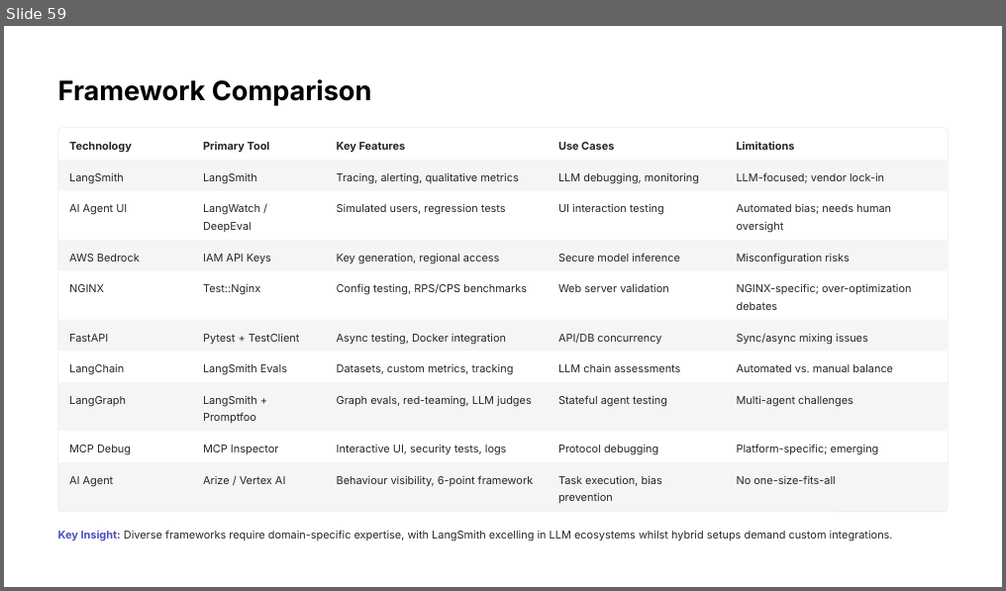
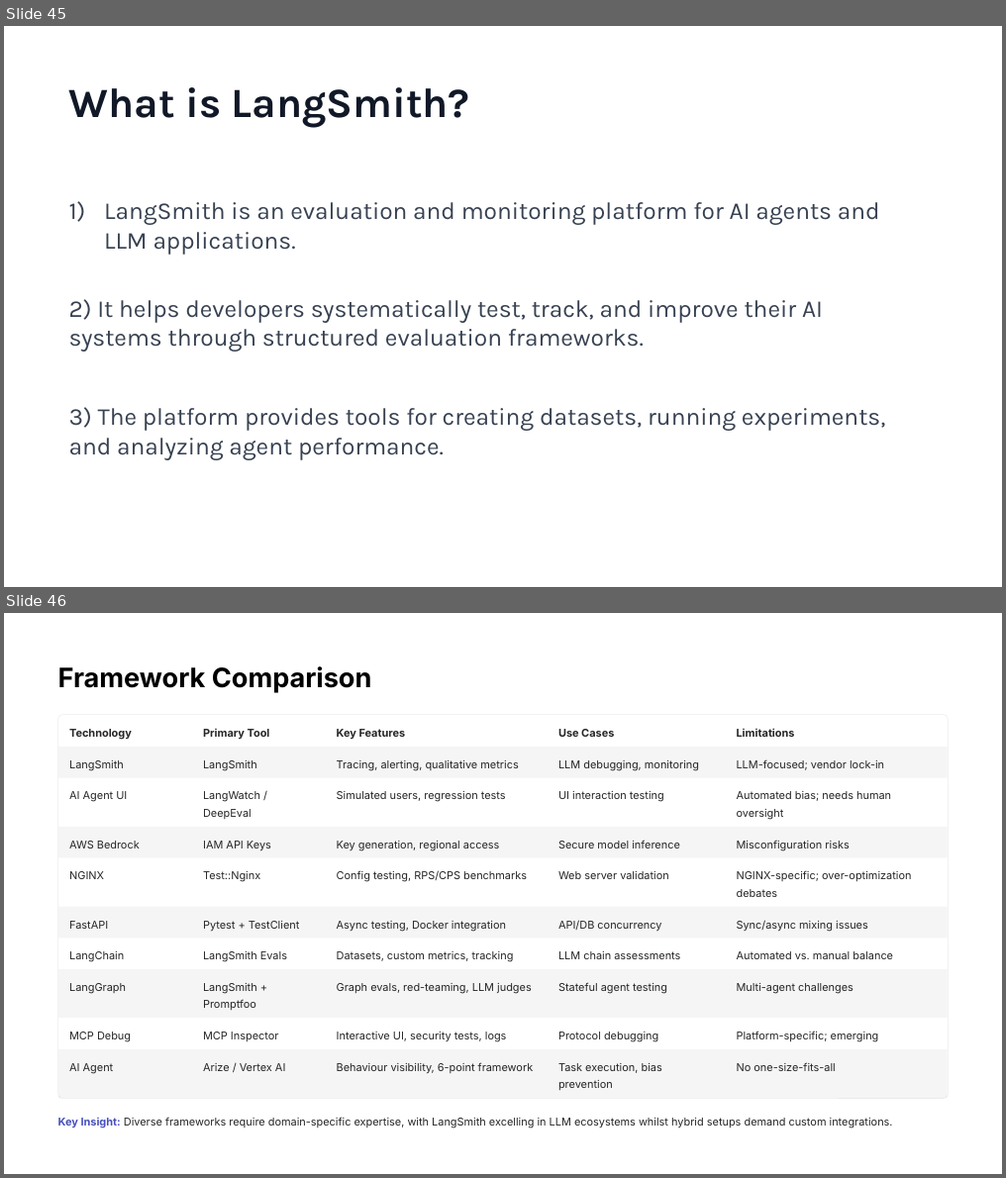
Before and after one commit to enoch-sit/proj01_chatbot_edu, a slide deck: week08/AI Agent Design III LangSmith-and-Evaluation-Frameworks.pptx. Shown one above the other, each under a label of ours: slide 59 before the commit, slides 45 and 46 after it. The pictures are 1006x591 and 1006x1178 pixels, drawn with LibreOffice and Linux fonts; fonts in the diff are those of the drawing. Boxes give left, top, right and bottom in pixels: in the first picture for what was removed or moved away, otherwise in the second. Text is boxed around its words. In the diff, an @@ line names an element or a change of style, - is before the commit and + after.

```diff
--- a/week08/AI Agent Design III LangSmith-and-Evaluation-Frameworks.pptx
+++ b/week08/AI Agent Design III LangSmith-and-Evaluation-Frameworks.pptx
@@ slide 45 added at bbox=[4, 26, 1002, 587], background #000000; not listed: 1 template element that a slide beside it also shows @@
@@ text added at bbox=[69, 87, 470, 128], 48 pt, text #111827, bold @@
+What is LangSmith?
@@ text added at bbox=[69, 202, 885, 461], 28 pt, text #374151 @@
+1) LangSmith is an evaluation and monitoring platform for AI agents and LLM applications.
+2) It helps developers systematically test, track, and improve their AI systems through structured evaluation frameworks.
+3) The platform provides tools for creating datasets, running experiments, and analyzing agent performance.
@@ what was slide 59 is now slide 46 @@
```
Also in this commit, not shown: 10 slides changed, 14 slides removed, 28 other files.
